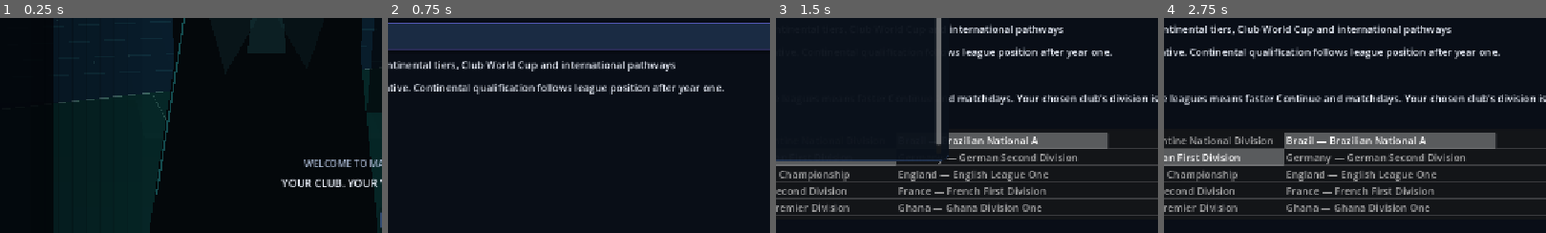
Above: before the commit, frames 1-4 (left to right).
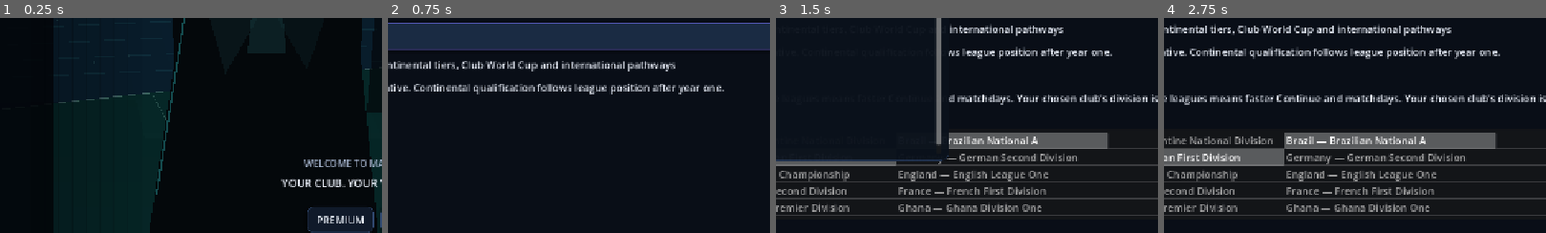
Above: after the commit, the same moments.

Repository: eghosa001/football-manager
Game: Godot game, scene res://game/scenes/career_app.tscn
Two runs of this game, one before a commit and one after it. Both use one fixed random seed, a clock stepped at 60 frames per second and the inputs below.
Inputs:
- Up to frame 1 (0.25 s): no input
- Up to frame 2 (0.75 s): click "NEW CAREER" at 0.5 s
- Up to frame 3 (1.5 s): click "England ★" at 1.25 s
- Up to frame 4 (2.75 s): click "Manchester Red — English Prem…" at 2 s
The pictures show only the part of the screen within x 42-92%, y 50-100%; the shares and areas given below are measured in that part.

The runs differ from the first frame. In frame 1, 2.1% of the frame differs, in the area x 80-98%, y 88-100%; in frame 2, nothing differs; in frame 3, less than 0.1%; in frame 4, less than 0.1%.

Commit message:
Register monetization services in game runtime

Diff:
--- a/project.godot
+++ b/project.godot
@@ -10,6 +10,8 @@
 config/features=PackedStringArray("4.7")
 
 [autoload]
+Monetization="*res://game/monetization/monetization_manager.gd"
+MonetizationUIRuntime="*res://game/monetization/monetization_ui_runtime.gd"
 PolishRuntime="*res://game/polish/polish_runtime_compat.gd"
 CompletionRuntime="*res://game/polish/completion_runtime_compat.gd"
 TacticsRuntime="*res://game/polish/tactics_runtime.gd"
